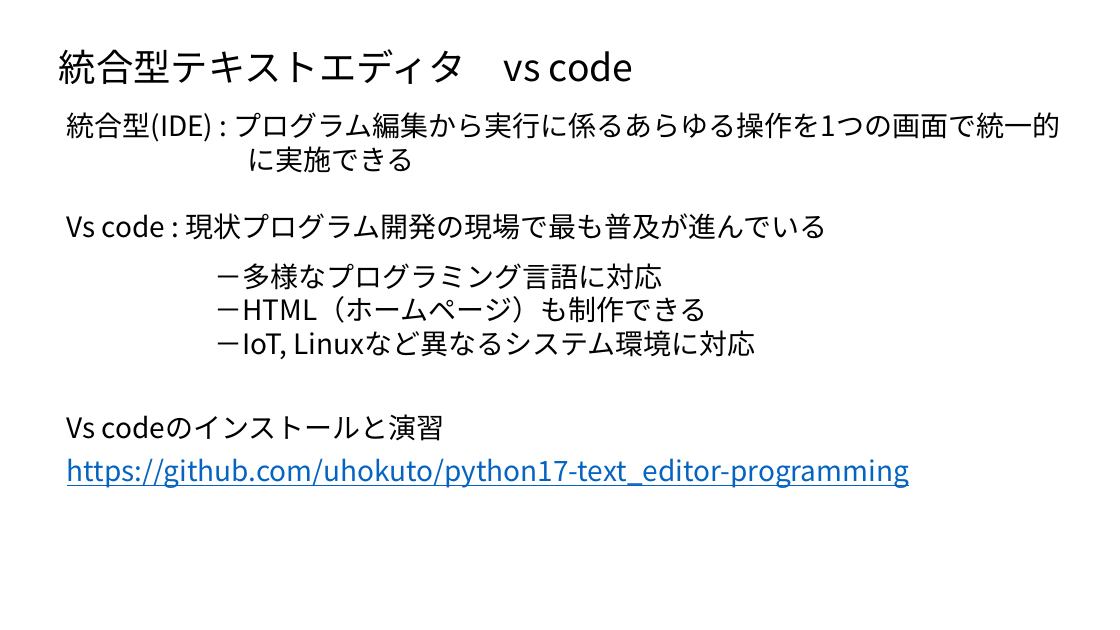
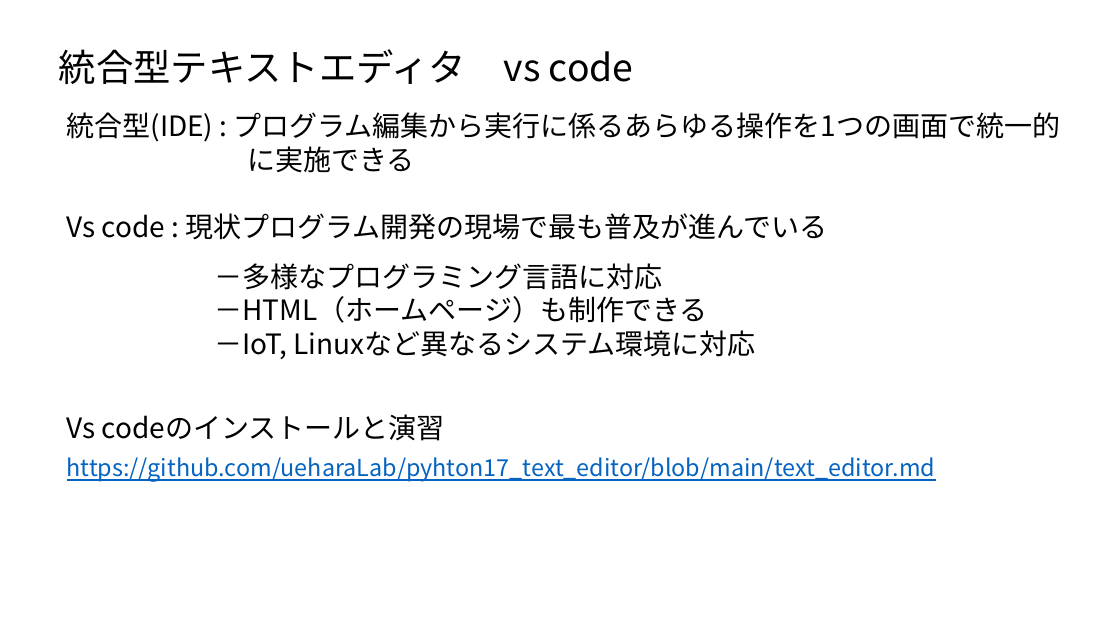
Before and after one commit to ueharaLab/pyhton17_text_editor, a slide deck: slide 24 of テキストエディタ.pptx. Drawn at 1120x630 pixels with LibreOffice and Linux fonts; fonts in the diff are those of the drawing. Boxes give left, top, right and bottom in pixels: in the first picture for what was removed or moved away, otherwise in the second. Text is boxed around its words. In the diff, an @@ line names an element or a change of style, - is before the commit and + after.

Commit message:
927

```diff
--- a/テキストエディタ.pptx
+++ b/テキストエディタ.pptx
@@ text at [67,457,936,482]: text changed; size 24 to 20 pt @@
-https://github.com/uhokuto/python17-text_editor-programming
+https://github.com/ueharaLab/pyhton17_text_editor/blob/main/text_editor.md
```
